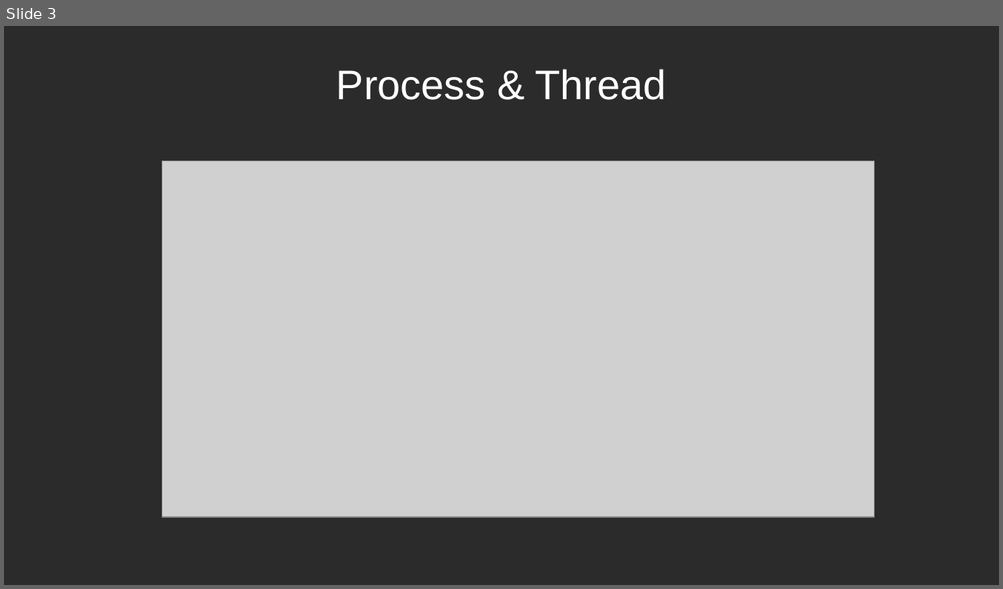
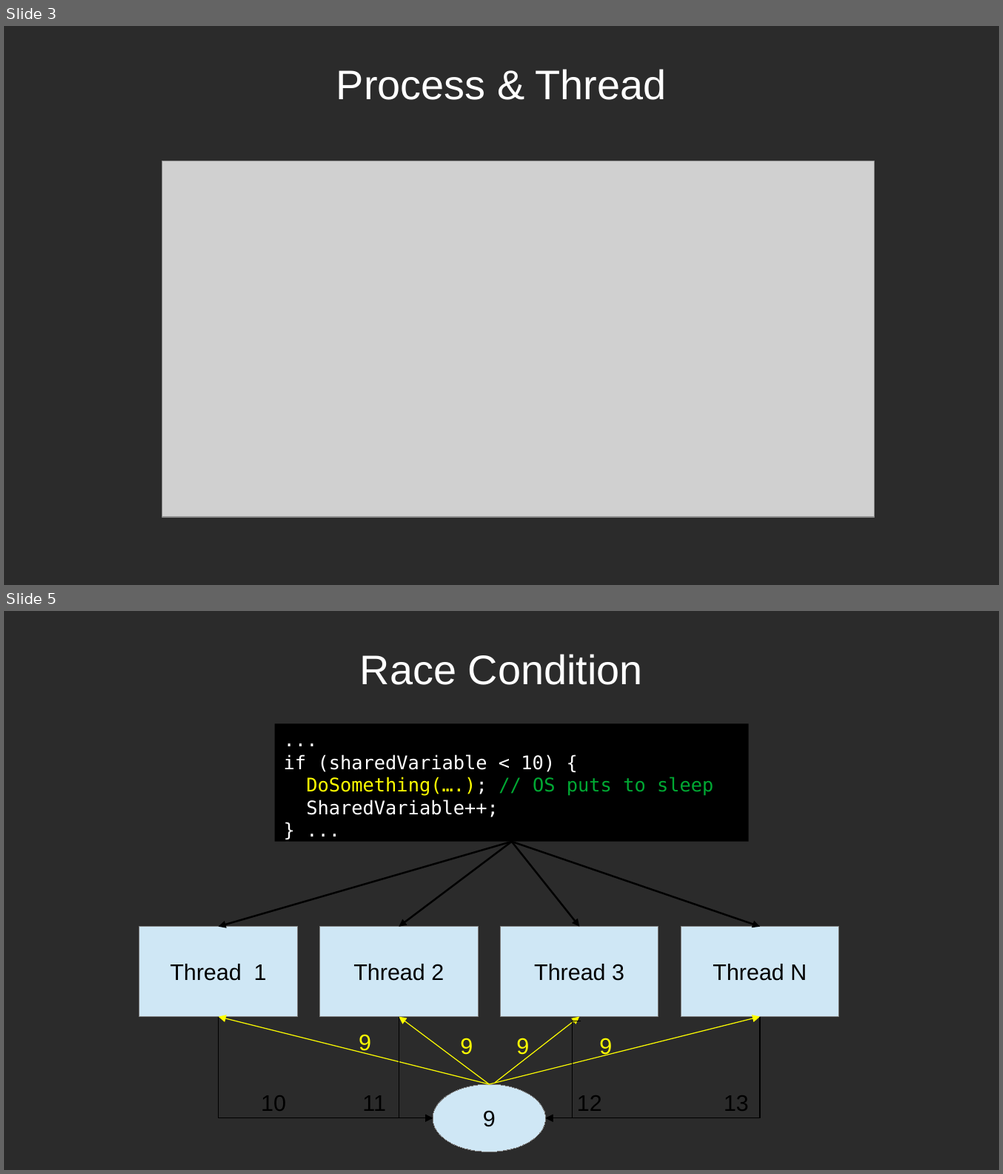
Before and after one commit to airamez/codando-live, a slide deck: CSharp/_21_Advanced/_06_Async.odp. Shown one above the other, each under a label of ours: slide 3 before the commit, slides 3 and 5 after it; the slides between them are not shown. The pictures are 1003x589 and 1003x1174 pixels, drawn with LibreOffice and Linux fonts; fonts in the diff are those of the drawing; grey boxes stand for pictures; background and template pictures are left out; a plain dark background stands for a picture behind light text. Boxes give left, top, right and bottom in pixels: in the first picture for what was removed or moved away, otherwise in the second. Text is boxed around its words. In the diff, an @@ line names an element or a change of style, - is before the commit and + after.

```diff
--- a/CSharp/_21_Advanced/_06_Async.odp
+++ b/CSharp/_21_Advanced/_06_Async.odp
@@ slide 5 added at <box>4,611,999,1170</box>, background picture (left out) @@
@@ title added at <box>360,654,643,685</box>, 33 pt, text #FFFFFF @@
+Race Condition
@@ rectangle added at <box>275,723,748,842</box>, fill #000000, 15 pt, text #FFFFFF @@
+...
+if (sharedVariable < 10) {
+DoSomething(….); // OS puts to sleep
+SharedVariable++;
+} ...
@@ arrow added from (512, 842) to (219, 927), #000000 1.45 pt @@
@@ arrow added from (512, 842) to (399, 927), #000000 1.45 pt @@
@@ arrow added from (511, 842) to (580, 927), #000000 1.45 pt @@
@@ arrow added from (511, 842) to (760, 927), #000000 1.45 pt @@
@@ rectangle added at <box>139,927,297,1017</box>, fill #CFE7F5, outline #808080 0 pt, 18 pt, text #000000 @@
+Thread 1
@@ rectangle added at <box>320,927,478,1017</box>, fill #CFE7F5, outline #808080 0 pt, 18 pt, text #000000 @@
+Thread 2
@@ rectangle added at <box>501,927,658,1017</box>, fill #CFE7F5, outline #808080 0 pt, 18 pt, text #000000 @@
+Thread 3
@@ rectangle added at <box>681,927,839,1017</box>, fill #CFE7F5, outline #808080 0 pt, 18 pt, text #000000 @@
+Thread N
@@ arrow added from (489, 1085) to (219, 1017), #FFFF00 0.71 pt @@
@@ elbow arrow added from (219, 1017) to (432, 1119), #000000 0.71 pt @@
@@ arrow added from (489, 1085) to (399, 1017), #FFFF00 0.71 pt @@
@@ elbow arrow added from (399, 1017) to (432, 1119), #000000 0.71 pt @@
@@ arrow added from (489, 1085) to (760, 1017), #FFFF00 0.71 pt @@
@@ arrow added from (495, 1083) to (580, 1017), #FFFF00 0.71 pt @@
@@ elbow arrow added from (580, 1022) to (546, 1119), #000000 0.71 pt @@
@@ elbow arrow added from (760, 1017) to (546, 1119), #000000 0.71 pt @@
@@ text added at <box>358,1034,371,1055</box>, 18 pt, text #FFFF00 @@
+9
@@ text added at <box>460,1038,472,1055</box>, 18 pt, text #FFFF00 @@
+9
@@ text added at <box>516,1038,529,1059</box>, 18 pt, text #FFFF00 @@
+9
@@ text added at <box>599,1038,612,1058</box>, 18 pt, text #FFFF00 @@
+9
@@ text added at <box>261,1096,286,1111</box>, 18 pt, text #000000 @@
+10
@@ text added at <box>362,1096,386,1111</box>, 18 pt, text #000000 @@
+11
@@ ellipse added at <box>432,1085,546,1153</box>, fill #CFE7F5, outline #808080 0 pt, 18 pt, text #000000 @@
+9
@@ text added at <box>577,1096,602,1111</box>, 18 pt, text #000000 @@
+12
@@ text added at <box>723,1096,748,1111</box>, 18 pt, text #000000 @@
+13
```
Also in this commit, not shown: 2 slides changed, 2 other slides added, 14 other files.
